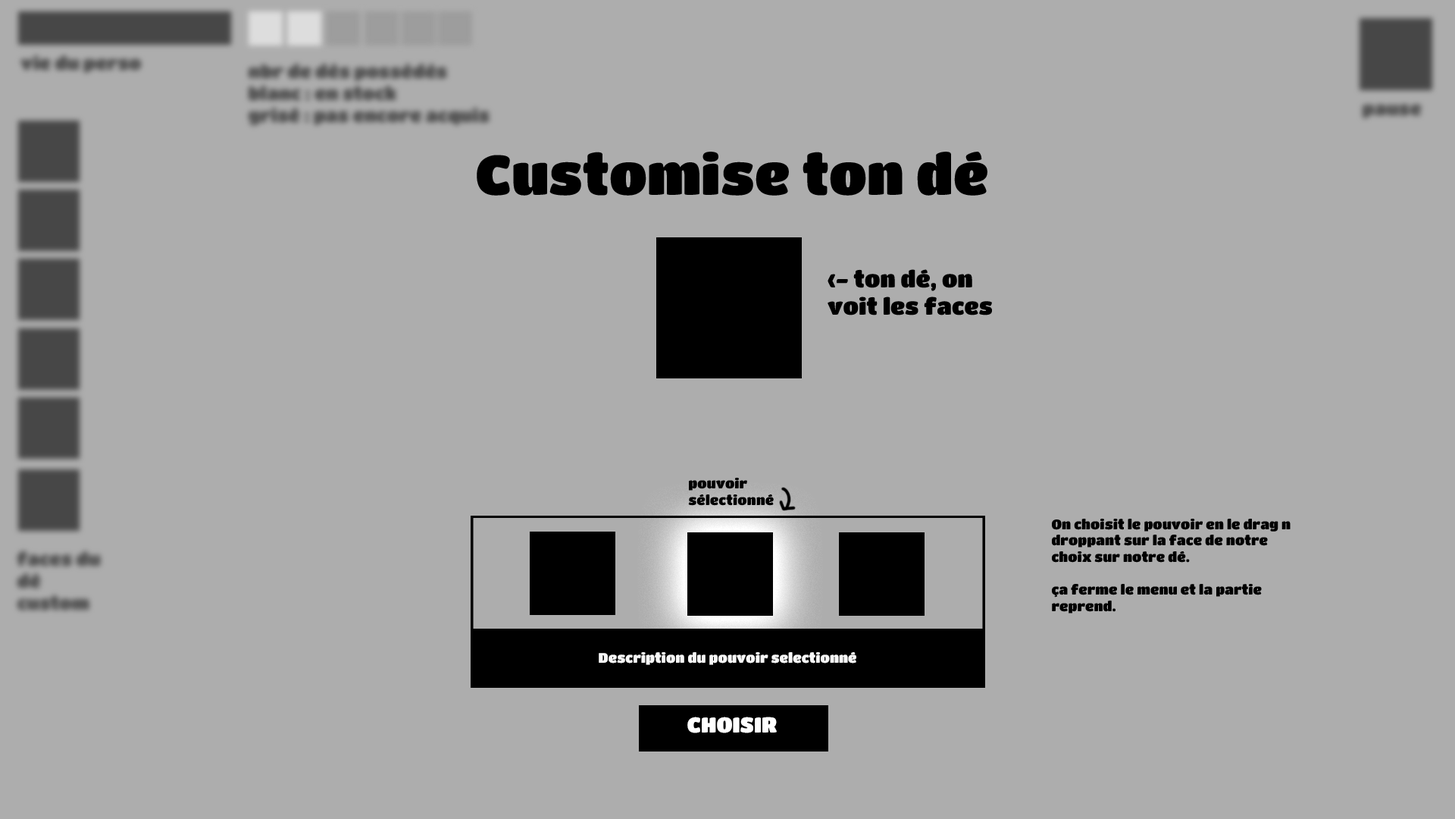
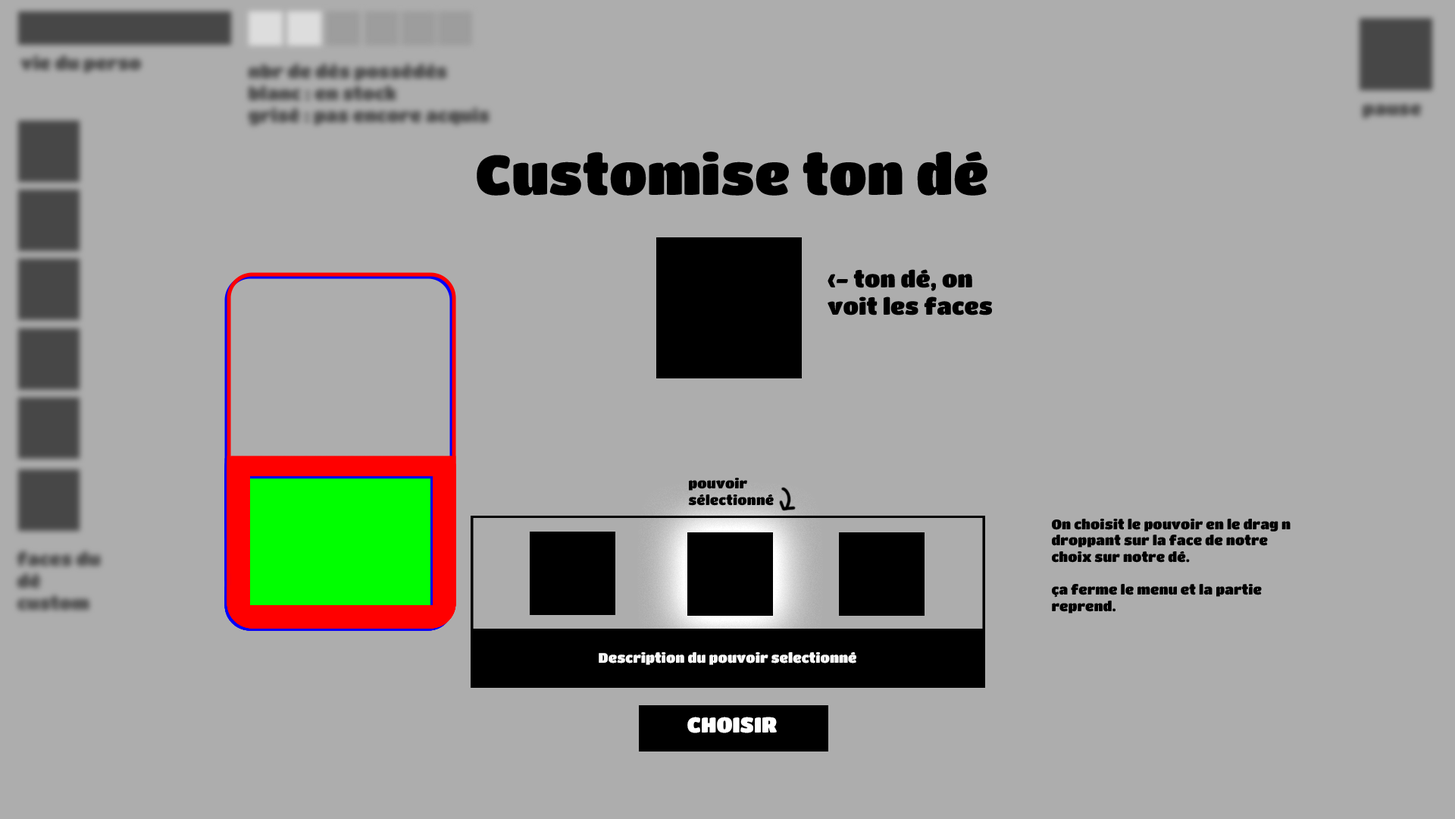
Two versions of the same layered image (1455x819). Layer-by-layer changes:
added layer "Calque 12" above "Rectangle 1" over [250, 476, 433, 605]
added layer "Rectangle 1" above "Rectangle 1 copie" over [226, 272, 457, 629]
added layer "Rectangle 1 copie" above "Groupe 1" over [224, 274, 455, 631]
added group "Groupe 1" with 3 layers above "Phase de choix de face" over [224, 272, 457, 631]
moved "Phase de jeu copie" (1st of 2, in "Groupe 1") into group "Groupe 1" over [224, 272, 457, 617]
